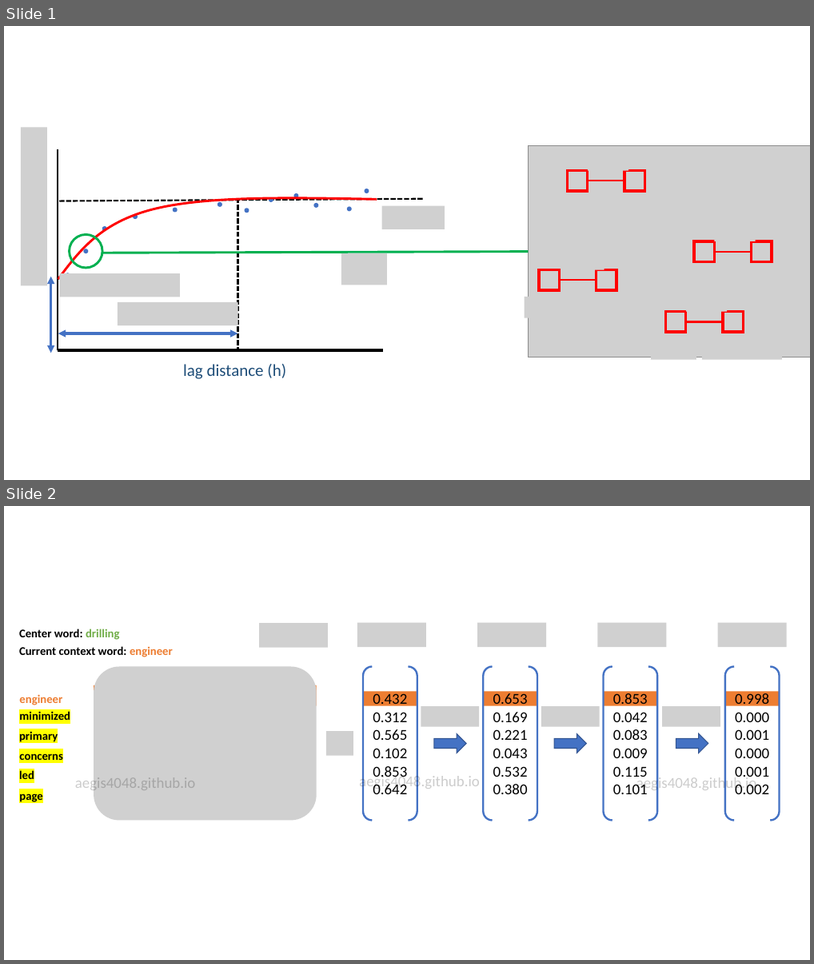
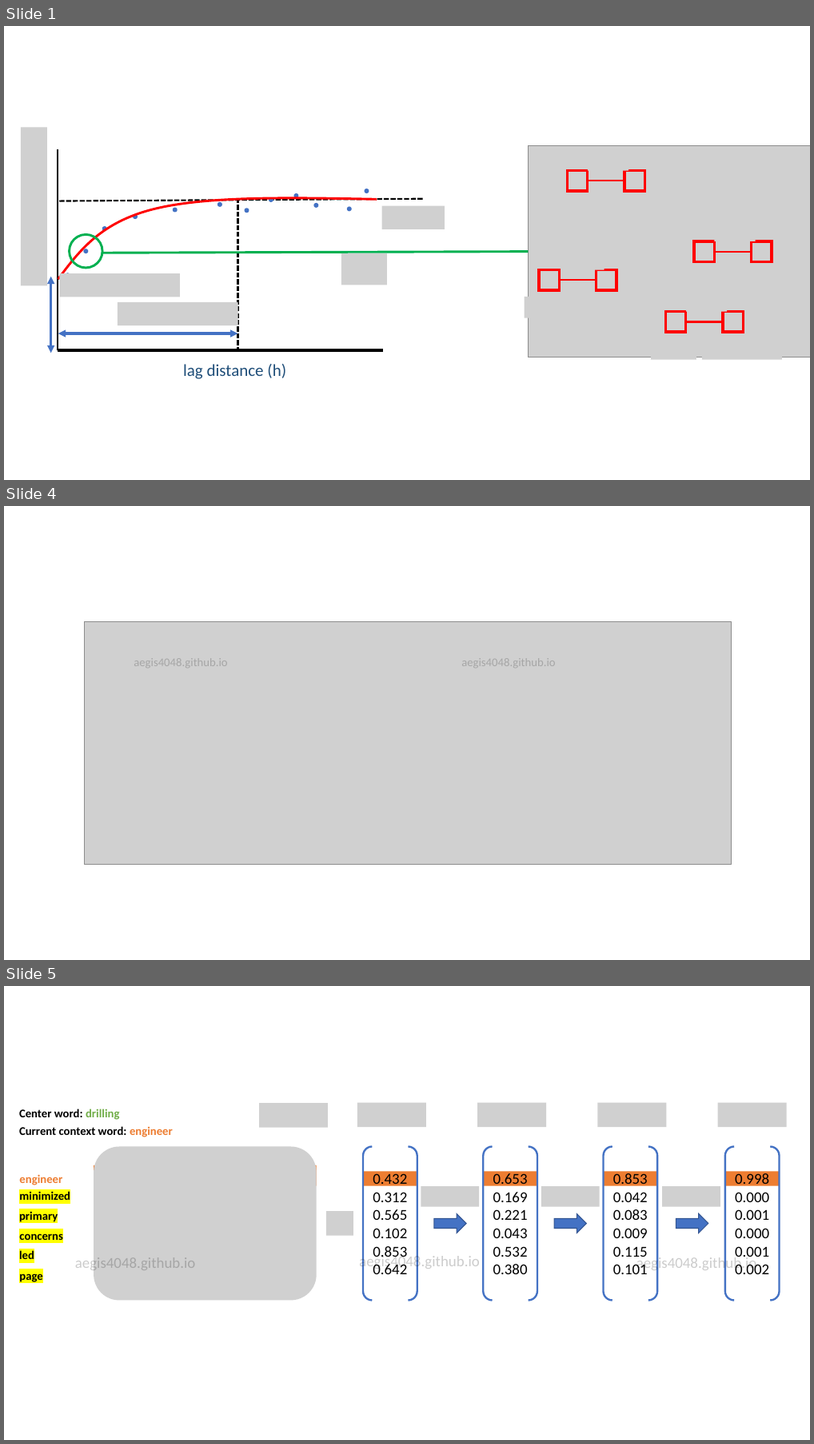
Before and after one commit to aegis4048/aegis4048.github.io, a slide deck: downloads/notebooks/spatial.pptx. Shown one above the other, each under a label of ours: slides 1 and 2 before the commit, slides 1, 4 and 5 after it; the slides between them are not shown. The pictures are 814x964 and 814x1444 pixels, drawn with LibreOffice and Linux fonts; fonts in the diff are those of the drawing; grey boxes stand for pictures. Boxes give left, top, right and bottom in pixels: in the first picture for what was removed or moved away, otherwise in the second. Text is boxed around its words. In the diff, an @@ line names an element or a change of style, - is before the commit and + after.

```diff
--- a/downloads/notebooks/spatial.pptx
+++ b/downloads/notebooks/spatial.pptx
@@ slide 4 added at [4, 506, 810, 960], background #FFFFFF @@
@@ picture added at [85, 621, 731, 864] @@
@@ text added at [134, 659, 227, 667], 14 pt, text #000000 at 20% opacity @@
+aegis4048.github.io
@@ text added at [462, 659, 555, 667], 14 pt, text #000000 at 20% opacity @@
+aegis4048.github.io
@@ what was slide 2 is now slide 5 @@
```
Also in this commit, not shown: 1 slide changed, 2 other slides added, 2 slides removed, 17 other files.
